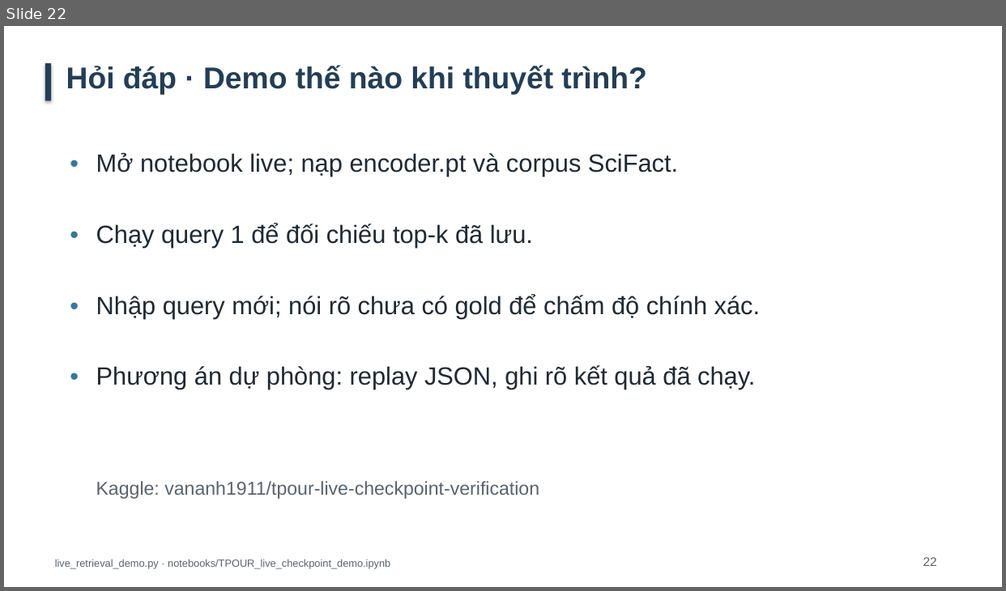
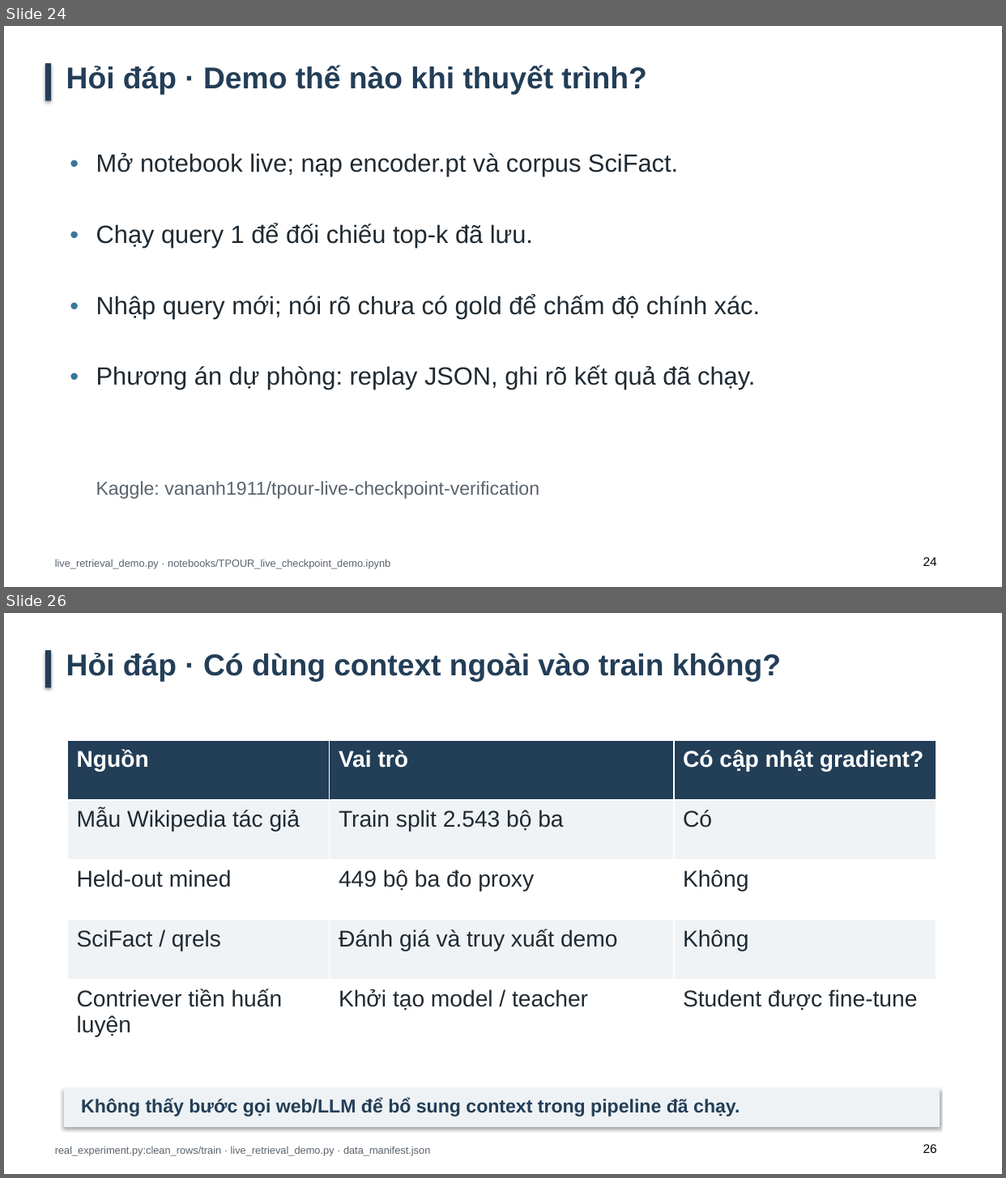
Before and after one commit to lequangduccode/tpour-trpo-experiments, a slide deck: reports/presentation_final/Slide_thuyet_trinh_TPOUR_TRPO_cap_nhat.pptx. Shown one above the other, each under a label of ours: slide 22 before the commit, slides 24 and 26 after it; the slides between them are not shown. The pictures are 1006x591 and 1006x1178 pixels, drawn with LibreOffice and Linux fonts; fonts in the diff are those of the drawing. Boxes give left, top, right and bottom in pixels: in the first picture for what was removed or moved away, otherwise in the second. Text is boxed around its words. In the diff, an @@ line names an element or a change of style, - is before the commit and + after.

Commit message:
Rebuild report on exact PTIT template, restore math and audit slides and data lineage

```diff
--- a/reports/presentation_final/Slide_thuyet_trinh_TPOUR_TRPO_cap_nhat.pptx
+++ b/reports/presentation_final/Slide_thuyet_trinh_TPOUR_TRPO_cap_nhat.pptx
@@ slide 26 added at [4, 613, 1002, 1174], background #FFFFFF @@
@@ rectangle added at [45, 650, 51, 688], fill #233E57 @@
@@ text added at [66, 653, 781, 682], 29 pt, text #233E57, bold @@
+Hỏi đáp · Có dùng context ngoài vào train không?
@@ table added at [68, 740, 936, 1041], 5 rows, 3 columns @@
+Nguồn | Vai trò | Có cập nhật gradient?
+Mẫu Wikipedia tác giả | Train split 2.543 bộ ba | Có
+Held-out mined | 449 bộ ba đo proxy | Không
+SciFact / qrels | Đánh giá và truy xuất demo | Không
+Contriever tiền huấn luyện | Khởi tạo model / teacher | Student được fine-tune
@@ rectangle added at [64, 1088, 940, 1127], fill #EEF2F4 @@
@@ text added at [81, 1097, 739, 1117], 18 pt, text #233E57, bold @@
+Không thấy bước gọi web/LLM để bổ sung context trong pipeline đã chạy.
@@ text added at [55, 1146, 430, 1157], 10 pt, text #59636D @@
+real_experiment.py:clean_rows/train · live_retrieval_demo.py · data_manifest.json
@@ text added at [923, 1144, 937, 1153], 12 pt, text #000000 @@
+26
@@ what was slide 22 is now slide 24 @@
@@ slide 24 changed as well @@
@@ text at [923, 557, 937, 566]: text changed; text colour #59636D to #000000 @@
-22
+24
```
Also in this commit, not shown: 22 other slides changed, 3 other slides added, 27 other files.
